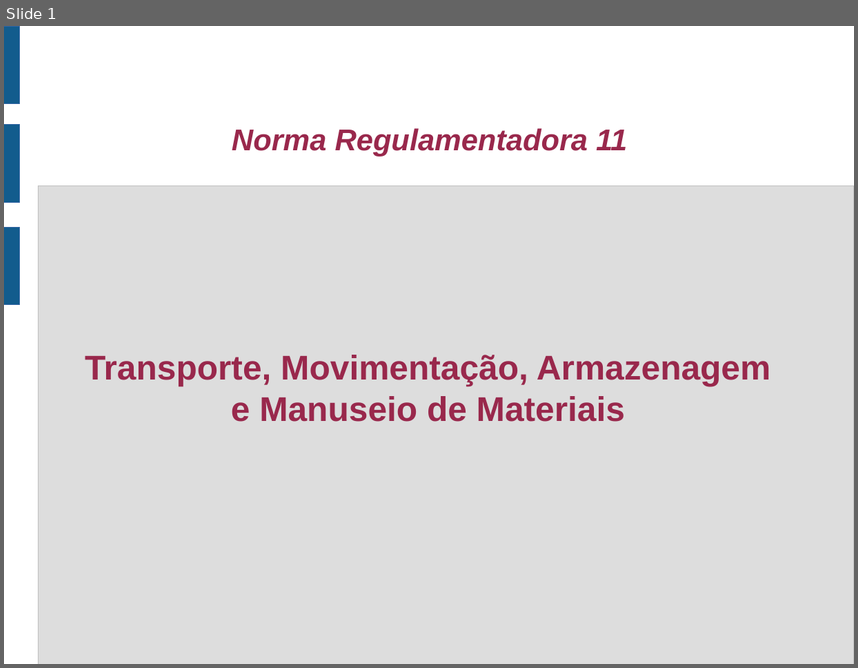
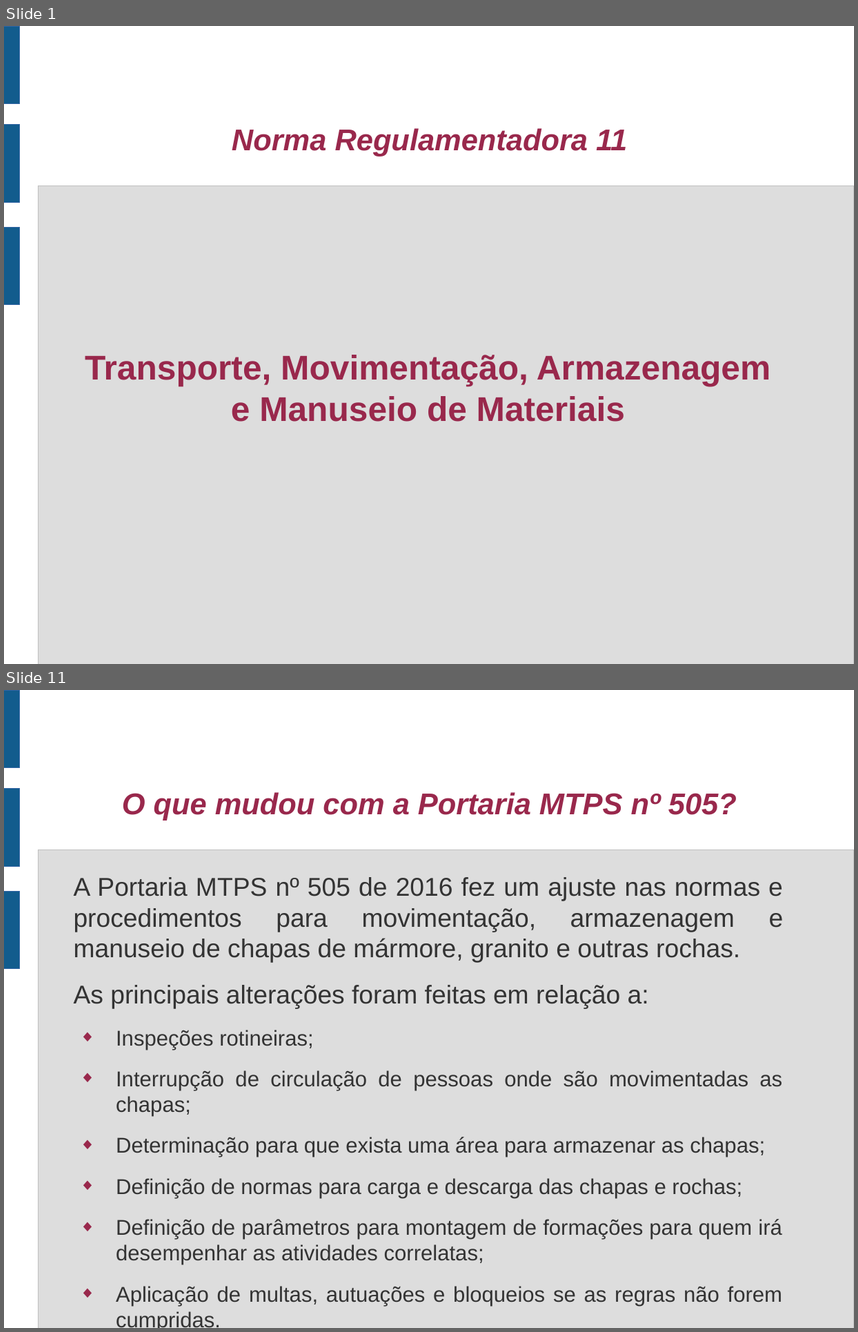
Before and after one commit to jharbes/SEGURANCA-INDUSTRIAL, a slide deck: material_NR11/apresentacaoNR11.odp. Shown one above the other, each under a label of ours: slide 1 before the commit, slides 1 and 11 after it; the slides between them are not shown. The pictures are 858x668 and 858x1332 pixels, drawn with LibreOffice and Linux fonts; fonts in the diff are those of the drawing. Boxes give left, top, right and bottom in pixels: in the first picture for what was removed or moved away, otherwise in the second. Text is boxed around its words. In the diff, an @@ line names an element or a change of style, - is before the commit and + after.

```diff
--- a/material_NR11/apresentacaoNR11.odp
+++ b/material_NR11/apresentacaoNR11.odp
@@ slide 11 added at bbox=[4, 690, 854, 1328], background #FFFFFF; not listed: 4 template elements that a slide beside it also shows @@
@@ title added at bbox=[122, 792, 737, 820], 28 pt, text #99284C, bold, italic @@
+O que mudou com a Portaria MTPS nº 505?
@@ text added at bbox=[74, 877, 784, 1305], 20 pt, text #333333 @@
+A Portaria MTPS nº 505 de 2016 fez um ajuste nas normas e procedimentos para movimentação, armazenagem e manuseio de chapas de mármore, granito e outras rochas.
+As principais alterações foram feitas em relação a:
+◆ Inspeções rotineiras;
+◆ Interrupção de circulação de pessoas onde são movimentadas as chapas;
+◆ Determinação para que exista uma área para armazenar as chapas;
+◆ Definição de normas para carga e descarga das chapas e rochas;
+◆ Definição de parâmetros para montagem de formações para quem irá desempenhar as atividades correlatas;
+◆ Aplicação de multas, autuações e bloqueios se as regras não forem cumpridas.
```
Also in this commit, not shown: 3 slides changed, 11 other slides added, 5 slides removed, 2 other files.
